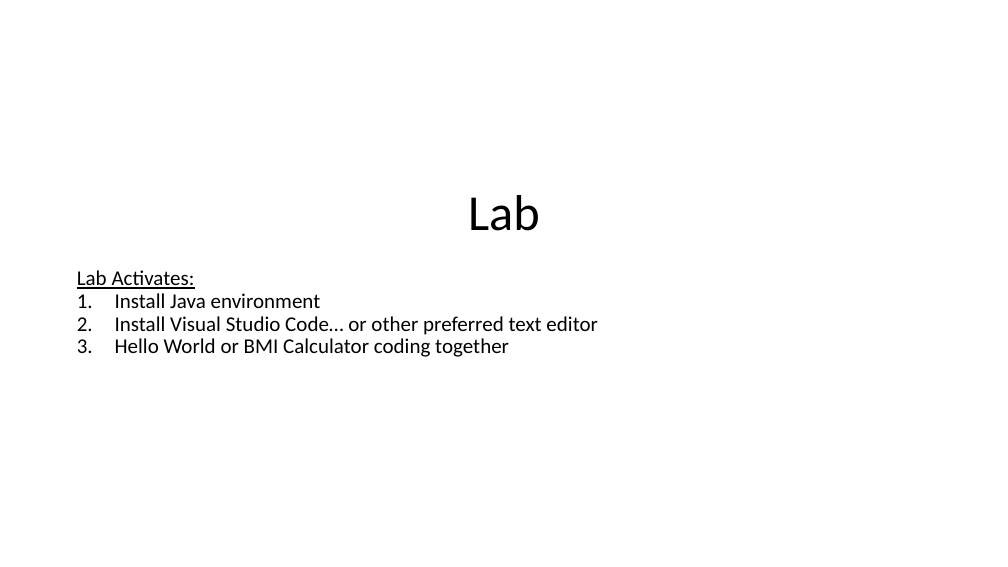
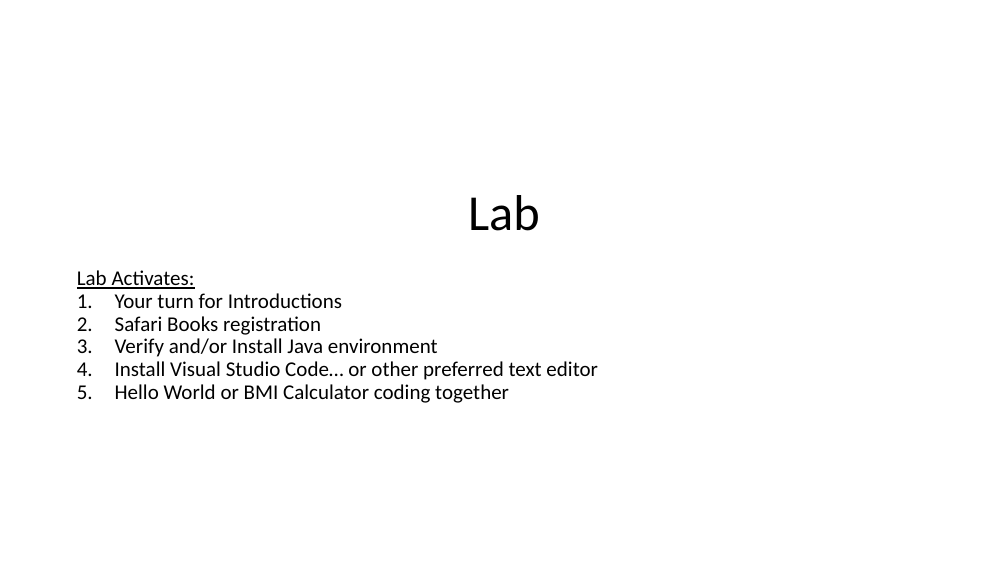
Before and after one commit to jamesbaptiste1/cpsc-24500-2019-01-spring-001, a slide deck: slide 12 of lecture-presentations/2019-01-15.pptx (slide 19 before the commit). Drawn at 1008x567 pixels with LibreOffice and Linux fonts; fonts in the diff are those of the drawing. Boxes give left, top, right and bottom in pixels: in the first picture for what was removed or moved away, otherwise in the second. Text is boxed around its words. In the diff, an @@ line names an element or a change of style, - is before the commit and + after.

```diff
--- a/lecture-presentations/2019-01-15.pptx
+++ b/lecture-presentations/2019-01-15.pptx
@@ text at [115,293,438,357]: text changed @@
-1. Install Java environment
+1. Your turn for Introductions
+2. Safari Books registration
+3. Verify and/or Install Java environment
```
Also in this commit, not shown: 4 other slides changed, 3 slides removed.
